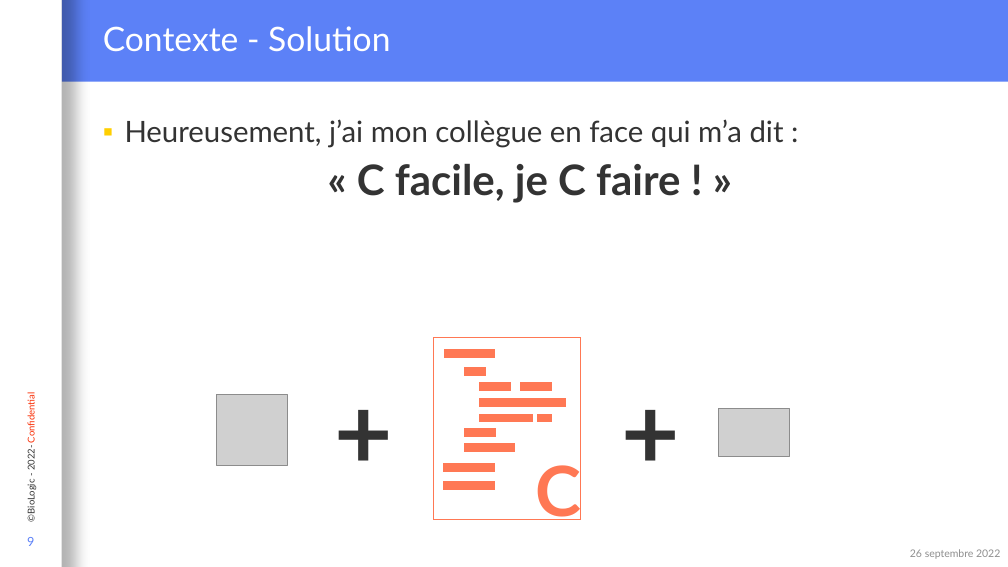
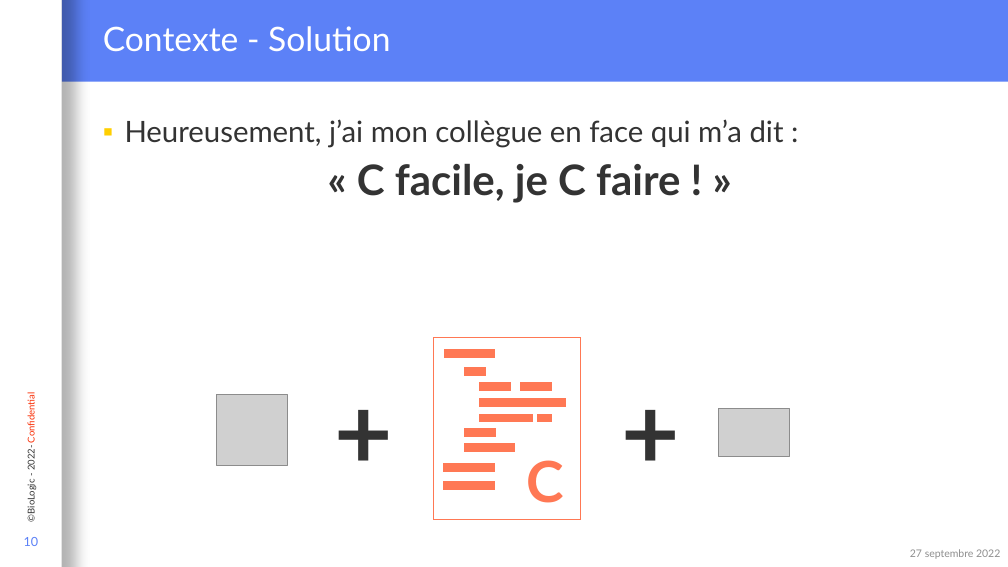
Before and after one commit to Loysse/PostLVUserEvent_Demo, a slide deck: slide 10 of Interaction événementielle entre du code C et LabVIEW.pptx (slide 9 before the commit). Drawn at 1008x567 pixels with LibreOffice and Linux fonts; fonts in the diff are those of the drawing; grey boxes stand for pictures; background and template pictures are left out. Boxes give left, top, right and bottom in pixels: in the first picture for what was removed or moved away, otherwise in the second. Text is boxed around its words. In the diff, an @@ line names an element or a change of style, - is before the commit and + after.

```diff
--- a/Interaction événementielle entre du code C et LabVIEW.pptx
+++ b/Interaction événementielle entre du code C et LabVIEW.pptx
@@ text "C": place and size @@
-text "C" at [536, 456, 582, 520]
+text "C" at [526, 460, 563, 503]
@@ text "C" at [526, 460, 563, 503]: size 66 to 54 pt @@
@@ page number at [24, 537, 39, 546]: text changed @@
-9
+10
@@ text at [910, 549, 1000, 559]: text changed @@
-26 septembre 2022
+27 septembre 2022
```
Also in this commit, not shown: 23 other slides changed, 1 slide added.
